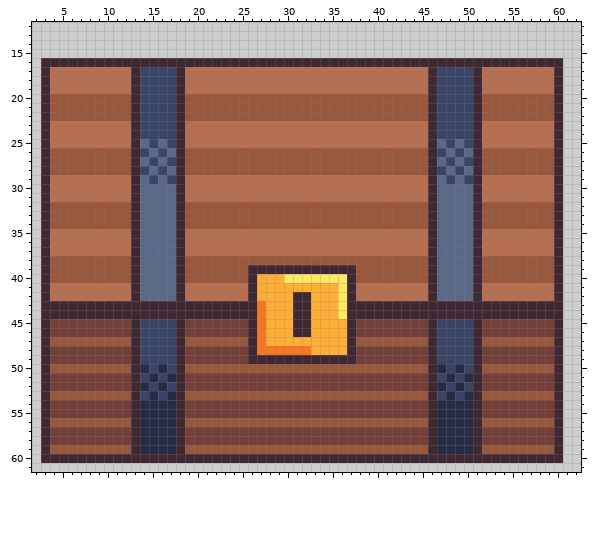
Pixel-art sprite, stored at hectogon-client/core/assets/interactive/chest.png. Above: the version before the commit.
The file is 64x64 pixels. Shown: x 2..62, y 12..61.
And afterwards:
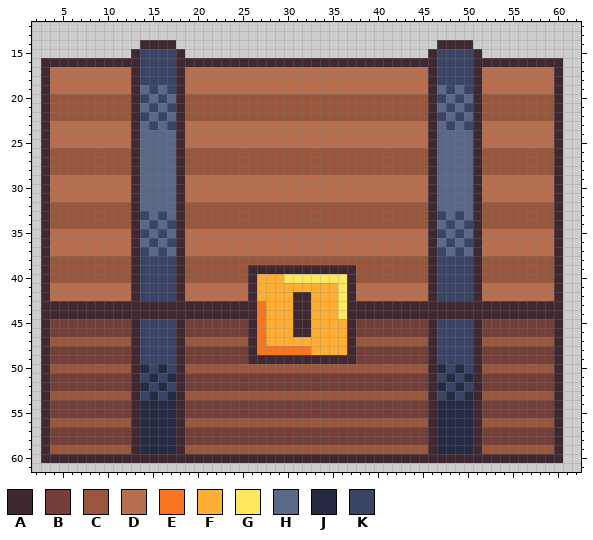
Palette (. is transparent): A #3f2832  B #743f39  C #99573d  D #b86f50  E #f77622  F #feae34  G #fee761  H #5a6988  J #262b44  K #3a4466
Change:
{"y":14,"x":14,"old":"....","new":"AAAA"}
{"y":14,"x":47,"old":"....","new":"AAAA"}
{"y":15,"x":13,"old":"......","new":"AKKKKA"}
{"y":15,"x":46,"old":"......","new":"AKKKKA"}
{"y":16,"x":14,"old":"AAAA","new":"KKKK"}
{"y":16,"x":47,"old":"AAAA","new":"KKKK"}
{"y":19,"x":14,"old":"K","new":"H"}
{"y":19,"x":16,"old":"K","new":"H"}
{"y":19,"x":47,"old":"K","new":"H"}
{"y":19,"x":49,"old":"K","new":"H"}
{"y":20,"x":15,"old":"K","new":"H"}
{"y":20,"x":17,"old":"K","new":"H"}
{"y":20,"x":48,"old":"K","new":"H"}
{"y":20,"x":50,"old":"K","new":"H"}
{"y":21,"x":14,"old":"K","new":"H"}
{"y":21,"x":16,"old":"K","new":"H"}
{"y":21,"x":47,"old":"K","new":"H"}
{"y":21,"x":49,"old":"K","new":"H"}
{"y":22,"x":15,"old":"K","new":"H"}
{"y":22,"x":17,"old":"K","new":"H"}
{"y":22,"x":48,"old":"K","new":"H"}
{"y":22,"x":50,"old":"K","new":"H"}
{"y":23,"x":14,"old":"K","new":"H"}
{"y":23,"x":16,"old":"K","new":"H"}
{"y":23,"x":47,"old":"K","new":"H"}
{"y":23,"x":49,"old":"K","new":"H"}
{"y":24,"x":14,"old":"KKKK","new":"HHHH"}
{"y":24,"x":47,"old":"KKKK","new":"HHHH"}
{"y":25,"x":15,"old":"K","new":"H"}
{"y":25,"x":17,"old":"K","new":"H"}
{"y":25,"x":48,"old":"K","new":"H"}
{"y":25,"x":50,"old":"K","new":"H"}
{"y":26,"x":14,"old":"K","new":"H"}
{"y":26,"x":16,"old":"K","new":"H"}
{"y":26,"x":47,"old":"K","new":"H"}
{"y":26,"x":49,"old":"K","new":"H"}
{"y":27,"x":15,"old":"K","new":"H"}
{"y":27,"x":17,"old":"K","new":"H"}
{"y":27,"x":48,"old":"K","new":"H"}
{"y":27,"x":50,"old":"K","new":"H"}
{"y":28,"x":14,"old":"K","new":"H"}
{"y":28,"x":16,"old":"K","new":"H"}
{"y":28,"x":47,"old":"K","new":"H"}
{"y":28,"x":49,"old":"K","new":"H"}
{"y":29,"x":15,"old":"K","new":"H"}
{"y":29,"x":17,"old":"K","new":"H"}
{"y":29,"x":48,"old":"K","new":"H"}
{"y":29,"x":50,"old":"K","new":"H"}
{"y":33,"x":14,"old":"H","new":"K"}
{"y":33,"x":16,"old":"H","new":"K"}
{"y":33,"x":47,"old":"H","new":"K"}
{"y":33,"x":49,"old":"H","new":"K"}
{"y":34,"x":15,"old":"H","new":"K"}
{"y":34,"x":17,"old":"H","new":"K"}
{"y":34,"x":48,"old":"H","new":"K"}
{"y":34,"x":50,"old":"H","new":"K"}
{"y":35,"x":14,"old":"H","new":"K"}
{"y":35,"x":16,"old":"H","new":"K"}
{"y":35,"x":47,"old":"H","new":"K"}
{"y":35,"x":49,"old":"H","new":"K"}
{"y":36,"x":15,"old":"H","new":"K"}
{"y":36,"x":17,"old":"H","new":"K"}
{"y":36,"x":48,"old":"H","new":"K"}
{"y":36,"x":50,"old":"H","new":"K"}
{"y":37,"x":14,"old":"H","new":"K"}
{"y":37,"x":16,"old":"H","new":"K"}
{"y":37,"x":47,"old":"H","new":"K"}
{"y":37,"x":49,"old":"H","new":"K"}
{"y":38,"x":14,"old":"HHHH","new":"KKKK"}
{"y":38,"x":47,"old":"HHHH","new":"KKKK"}
{"y":39,"x":14,"old":"HHHH","new":"KKKK"}
{"y":39,"x":47,"old":"HHHH","new":"KKKK"}
{"y":40,"x":14,"old":"HHHH","new":"KKKK"}
{"y":40,"x":47,"old":"HHHH","new":"KKKK"}
{"y":41,"x":14,"old":"HHHH","new":"KKKK"}
{"y":41,"x":47,"old":"HHHH","new":"KKKK"}
{"y":42,"x":14,"old":"HHHH","new":"KKKK"}
{"y":42,"x":47,"old":"HHHH","new":"KKKK"}
{"label":"changed","picture_box":[131,40,185,184]}
{"label":"changed","picture_box":[428,40,482,184]}
{"label":"changed","picture_box":[140,211,176,301]}
{"label":"changed","picture_box":[437,211,473,301]}
